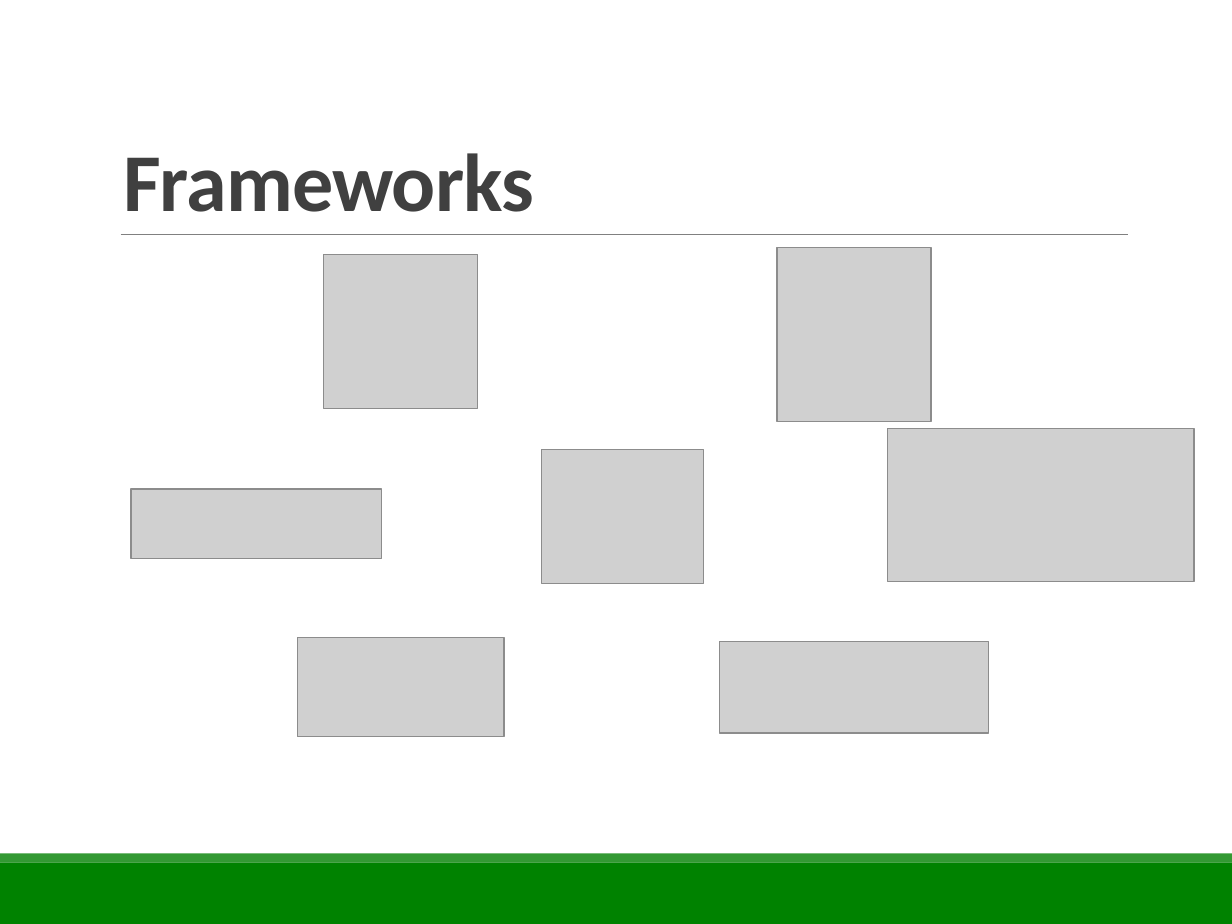
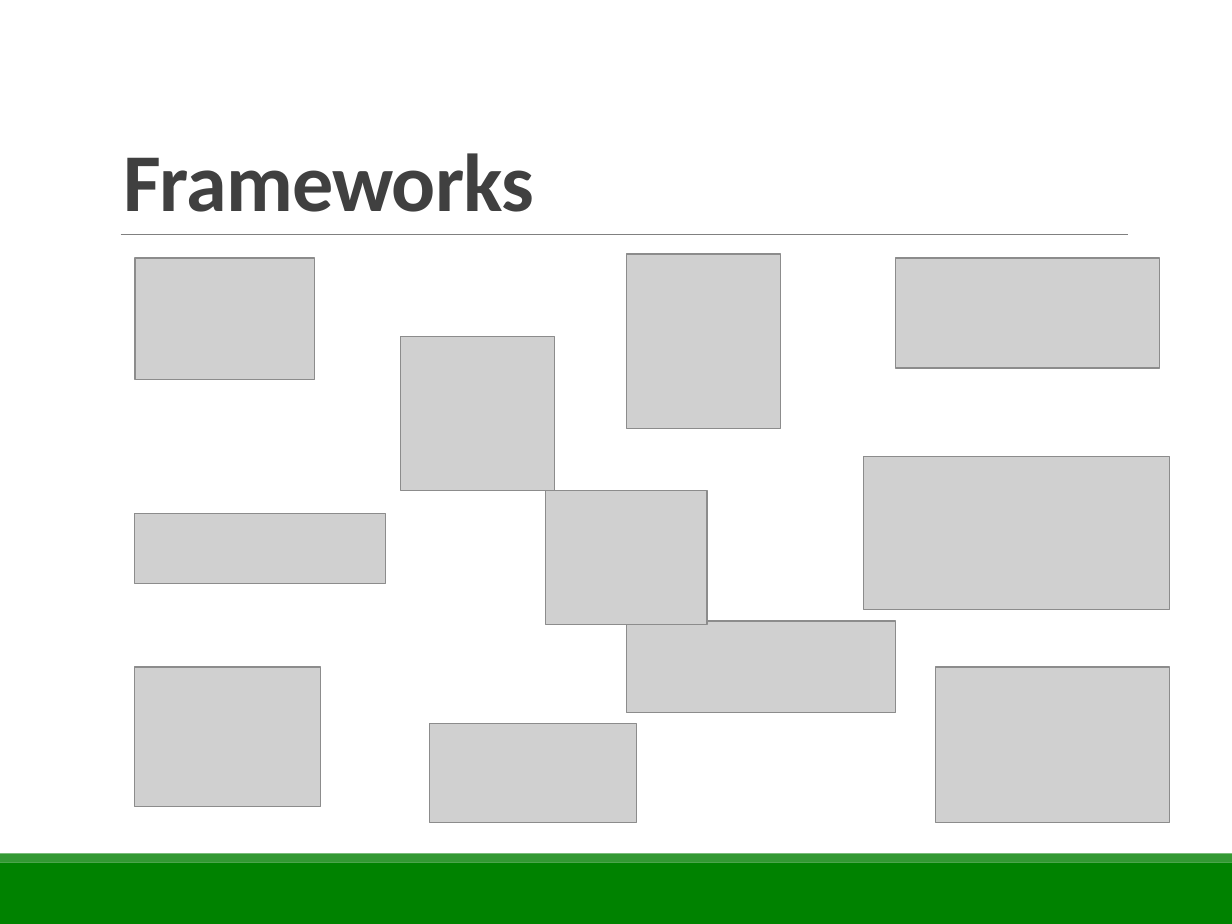
Before and after one commit to rethesa/pse-android-go-server, a slide deck: slide 6 of Abschlusspräsentation/Abschlusspräsentation.pptx. Drawn at 1232x924 pixels with LibreOffice and Linux fonts; fonts in the diff are those of the drawing; grey boxes stand for pictures. Boxes give left, top, right and bottom in pixels: in the first picture for what was removed or moved away, otherwise in the second. Text is boxed around its words. In the diff, an @@ line names an element or a change of style, - is before the commit and + after.

Commit message:
added missing framework logos

```diff
--- a/Abschlusspräsentation/Abschlusspräsentation.pptx
+++ b/Abschlusspräsentation/Abschlusspräsentation.pptx
@@ picture added at bbox=[136, 257, 315, 379] @@
@@ picture: place and size @@
-picture at bbox=[777, 248, 931, 423]
+picture at bbox=[626, 254, 780, 429]
@@ picture added at bbox=[896, 257, 1159, 367] @@
@@ picture: place and size @@
-picture at bbox=[324, 254, 478, 408]
+picture at bbox=[400, 336, 554, 490]
@@ picture: place and size @@
-picture at bbox=[888, 429, 1194, 582]
+picture at bbox=[864, 456, 1169, 609]
@@ picture: place and size @@
-picture at bbox=[542, 450, 703, 584]
+picture at bbox=[546, 490, 707, 625]
@@ picture: place and size @@
-picture at bbox=[131, 489, 381, 559]
+picture at bbox=[134, 514, 384, 584]
@@ picture: place and size @@
-picture at bbox=[719, 642, 989, 733]
+picture at bbox=[626, 621, 896, 712]
@@ picture added at bbox=[134, 667, 320, 806] @@
@@ picture added at bbox=[936, 667, 1170, 822] @@
@@ picture: place and size @@
-picture at bbox=[297, 638, 504, 737]
+picture at bbox=[430, 723, 637, 822]
```
Also in this commit, not shown: 1 other file.
